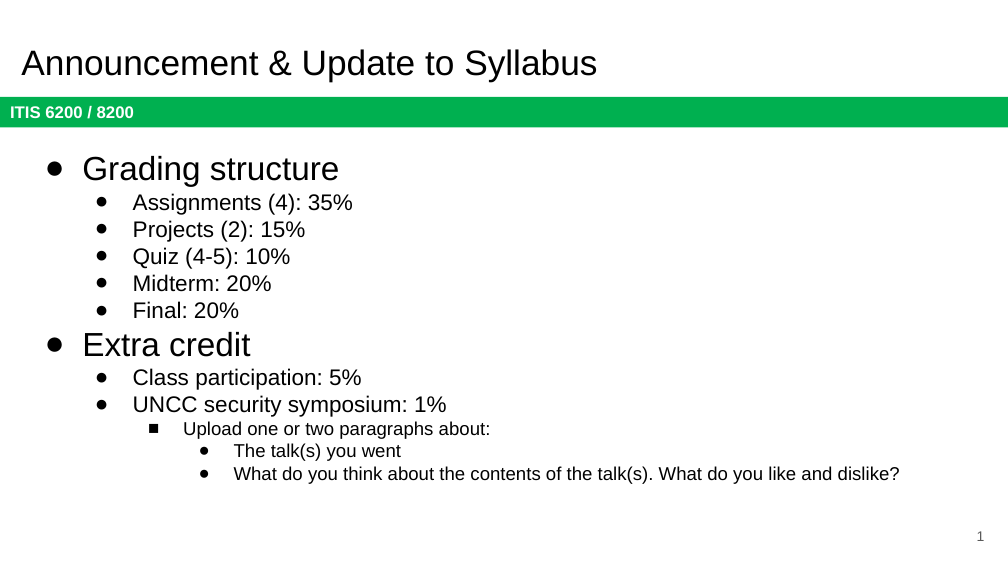
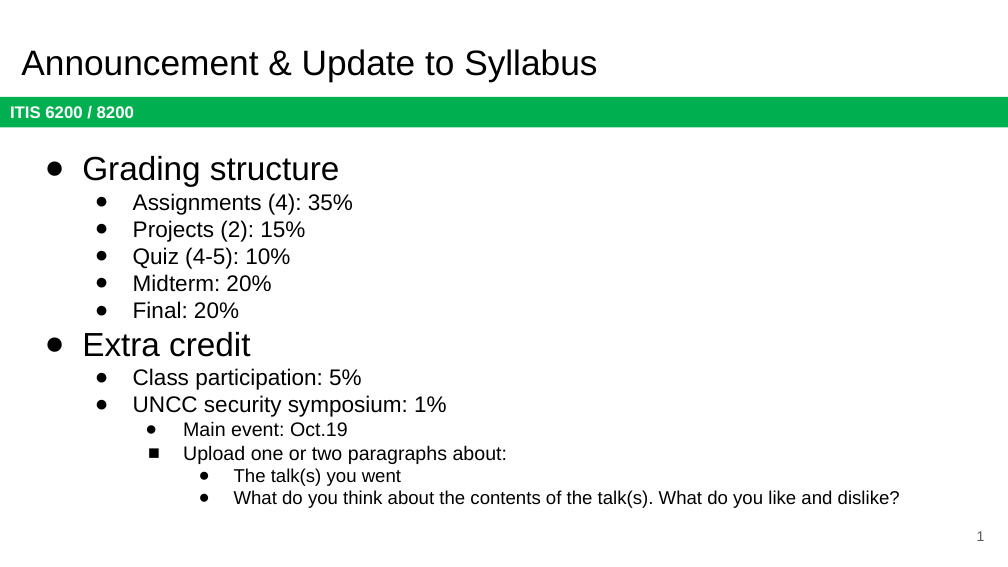
Before and after one commit to jx5c/github.io, a slide deck: slide 1 of teaching/ITIS6200/2023fa/lectures/Syllabus.update.pptx. Drawn at 1008x567 pixels with LibreOffice and Linux fonts; fonts in the diff are those of the drawing. Boxes give left, top, right and bottom in pixels: in the first picture for what was removed or moved away, otherwise in the second. Text is boxed around its words. In the diff, an @@ line names an element or a change of style, - is before the commit and + after.

```diff
--- a/teaching/ITIS6200/2023fa/lectures/Syllabus.update.pptx
+++ b/teaching/ITIS6200/2023fa/lectures/Syllabus.update.pptx
@@ text at (183,421,348,437): paragraph added @@
+    ● Main event: Oct.19
@@ text at (183,445,508,464): size 13.3 to 14 pt in "Upload one or two paragraphs about:" @@
```
Also in this commit, not shown: 1 other slide changed, 8 other files.
